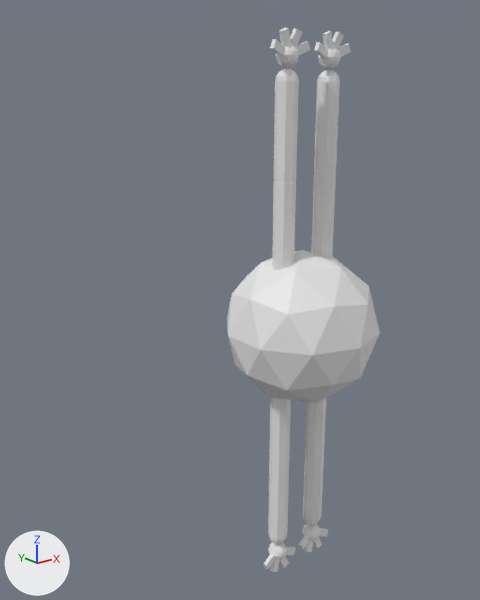
One commit to the FBX model Assets/Models/Bug.fbx: the scene before it, then after it.
Before and after are seen from a 50 mm lens placed at (-96.5, -99.2, 49.0), pointed at (-15.6, 1.9, 8.6). The lights are fixed; the arrows at lower left show +X, +Y and +Z.

In view in the first picture: 'BLHand', 'BLLeg', 'BLThigh', 'BRLeg', 'BRThigh', 'FLHand', 'FLLeg', 'FLThigh', 'FRHand', 'FRLeg', 'FRThigh', 'Torso'.
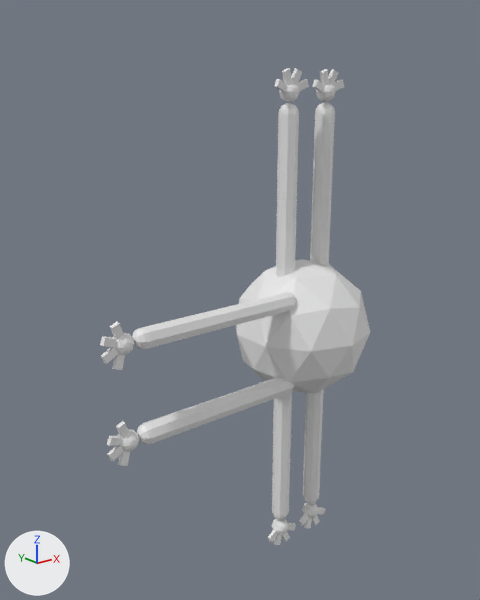
Commit message: adding hands to bug

Changed parts and their boxes [x1, y1, x2, y2] in the pictures (480 x 600 px):
'Torso', rescaled (12% narrower, 12% shorter)
    before: [227, 250, 380, 403]
    after: [236, 259, 370, 394]
'FLLeg', rescaled (12% narrower, 13% shorter)
    before: [274, 69, 299, 182]
    after: [277, 103, 299, 201]
'BLLeg', rescaled (11% narrower, 13% shorter)
    before: [314, 70, 340, 178]
    after: [312, 102, 335, 196]
'FLThigh', rescaled (12% narrower, 12% shorter)
    before: [272, 181, 296, 270]
    after: [276, 199, 297, 277]
'FLForearm', added
    after: [132, 308, 228, 349]
'FRForearm', added
    after: [137, 398, 229, 444]
'BLThigh', rescaled (12% narrower, 13% shorter)
    before: [312, 176, 336, 258]
    after: [310, 195, 331, 266]
'FLHand', rescaled, moved (15% narrower, 17% taller)
    before: [270, 27, 310, 68]
    after: [100, 322, 134, 370]
'FRLeg', rescaled (14% narrower, 11% shorter)
    before: [268, 463, 289, 544]
    after: [272, 448, 290, 520]
'BRLeg', rescaled (9% narrower, 10% shorter)
    before: [303, 448, 324, 525]
    after: [303, 435, 322, 504]
'FRThigh', rescaled (13% narrower, 16% shorter)
    before: [269, 397, 291, 469]
    after: [273, 392, 292, 452]
'BLHand', rescaled (13% narrower, 13% shorter)
    before: [314, 31, 351, 69]
    after: [312, 69, 344, 102]
'FRHand', moved, rescaled (48% taller)
    before: [264, 542, 296, 572]
    after: [107, 421, 139, 466]
'FLBicep', added
    after: [222, 292, 297, 328]
'FRBicep', added
    after: [218, 377, 294, 416]
'BRThigh', rescaled (9% narrower, 9% shorter)
    before: [305, 398, 326, 453]
    after: [305, 389, 324, 439]
'BRHand', rescaled (7% narrower, 10% shorter)
    before: [299, 524, 328, 552]
    after: [299, 503, 326, 528]
'FLHand.001', now drawn
    after: [274, 68, 309, 102]
'FRHand.001', now drawn
    after: [268, 519, 296, 545]

What changed in the scene script:
```text
Change ob_flhand:
    ob_flhand.parent: ob_flleg -> ob_flforearm
Change ob_torso:
    ob_torso.scale: (17.0, 17.0, 17.0) -> (15.0, 15.0, 15.0)
Change ob_frhand:
    ob_frhand.parent: ob_frleg -> ob_frforearm
Add ob_flforearm:
    ob_flforearm = bpy.data.objects.new('FLForearm', me_frleg)
    ob_flforearm.parent = ob_flbicep
    ob_flforearm.location = (0.0, 0.0, 8.429)
    ob_flforearm.scale = (1.0, 1.0, 1.02)
Add ob_flbicep:
    ob_flbicep = bpy.data.objects.new('FLBicep', me_frleg)
    ob_flbicep.parent = ob_torso
    ob_flbicep.location = (-0.667, -0.4, 0.6)
    ob_flbicep.rotation_euler = (0.0, -1.571, 0.0)  # degrees (0, -90, 0)
    ob_flbicep.scale = (0.133, 0.133, 0.13)
Add ob_frforearm:
    ob_frforearm = bpy.data.objects.new('FRForearm', me_frleg)
    ob_frforearm.parent = ob_frbicep
    ob_frforearm.location = (0.0, 0.0, 8.429)
    ob_frforearm.scale = (1.0, 1.0, 1.02)
Add ob_frbicep:
    ob_frbicep = bpy.data.objects.new('FRBicep', me_frleg)
    ob_frbicep.parent = ob_torso
    ob_frbicep.location = (-0.667, -0.4, -0.6)
    ob_frbicep.rotation_euler = (0.0, -1.571, 0.0)  # degrees (0, -90, 0)
    ob_frbicep.scale = (0.133, 0.133, 0.13)
```
